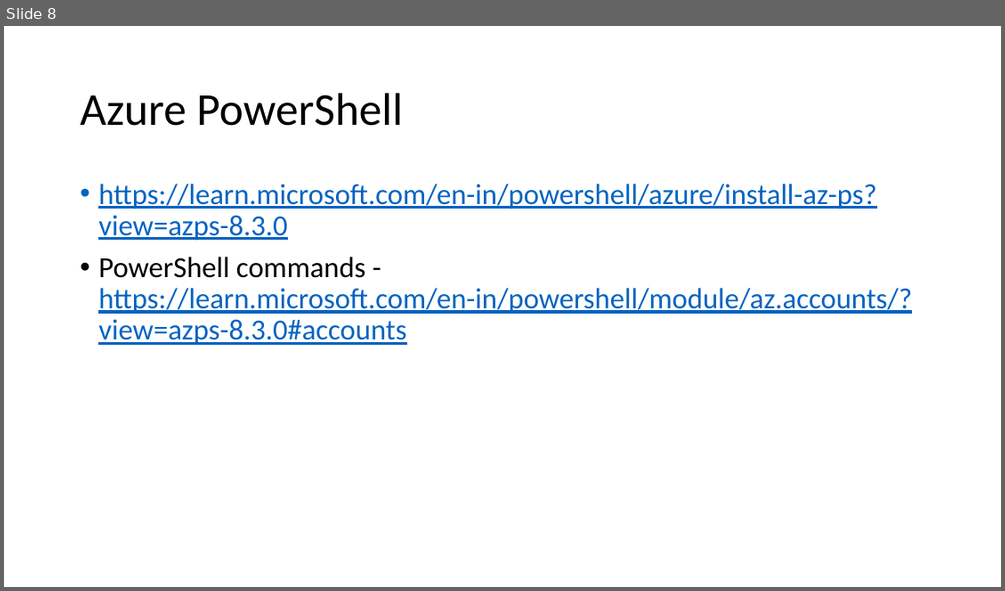
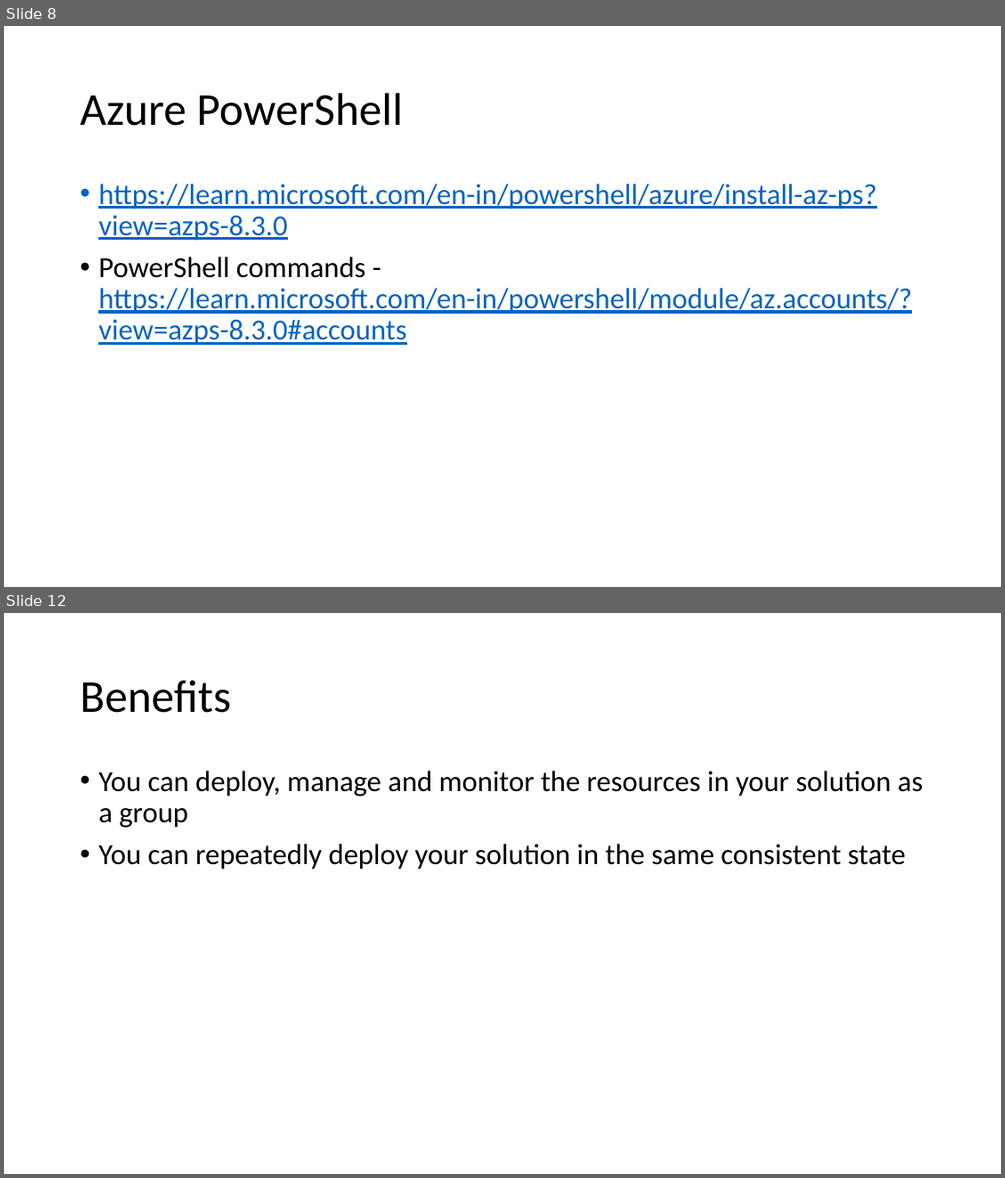
Before and after one commit to ayushrathi15/03June-AZ104, a slide deck: Azure Administration.pptx. Shown one above the other, each under a label of ours: slide 8 before the commit, slides 8 and 12 after it; the slides between them are not shown. The pictures are 1005x591 and 1005x1178 pixels, drawn with LibreOffice and Linux fonts; fonts in the diff are those of the drawing. Boxes give left, top, right and bottom in pixels: in the first picture for what was removed or moved away, otherwise in the second. Text is boxed around its words. In the diff, an @@ line names an element or a change of style, - is before the commit and + after.

```diff
--- a/Azure Administration.pptx
+++ b/Azure Administration.pptx
@@ slide 12 added at box(4, 613, 1001, 1174), background #FFFFFF @@
@@ title added at box(80, 680, 231, 713), 44 pt, text #000000 @@
+Benefits
@@ text added at box(98, 771, 922, 869), 28 pt, text #000000 @@
+• You can deploy, manage and monitor the resources in your solution as a group
+• You can repeatedly deploy your solution in the same consistent state
```
Also in this commit, not shown: 11 other slides added.
